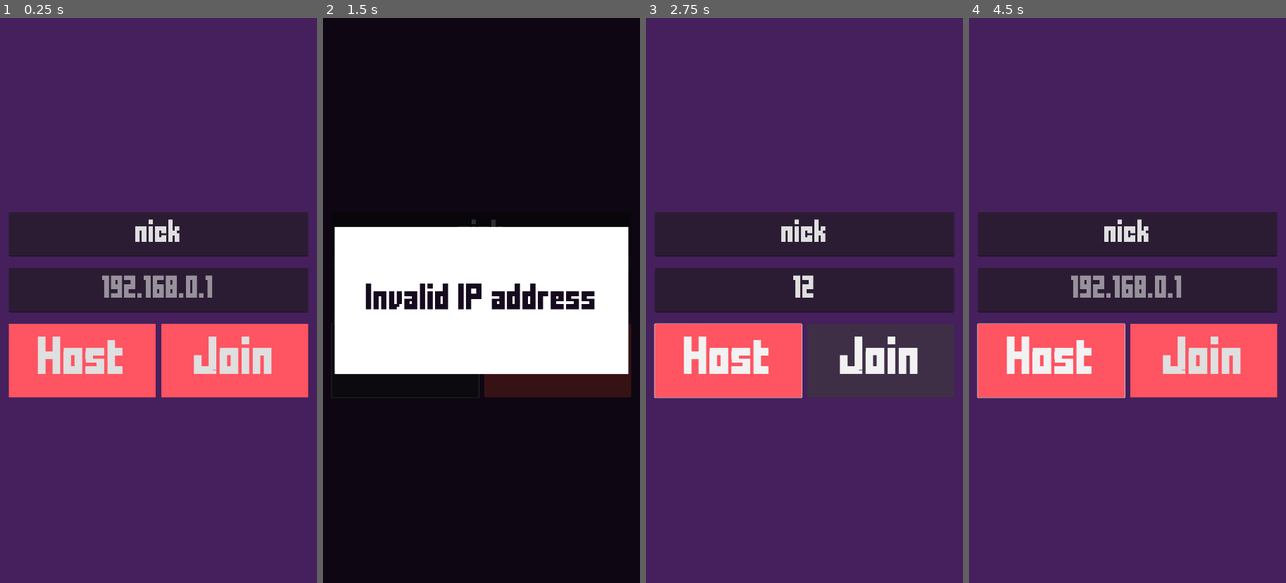
Above: before the commit, frames 1-4 (left to right).
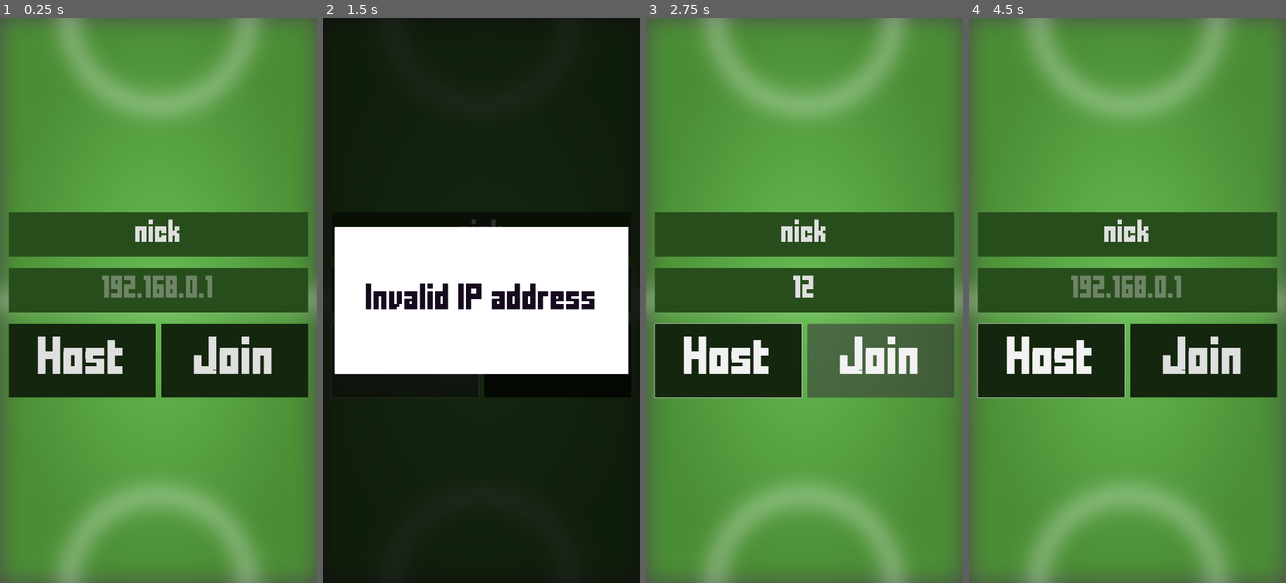
Above: after the commit, the same moments.

Repository: luiz734/godot-multiplayer-soccer
Game: Godot game, scene res://main.tscn
The game is run twice, just before and just after one commit, with the same random seed, the same clock (stepped at 60 frames per second) and the same inputs.
Inputs (mouse positions are in pixels of both pictures, inside the frame that each line leads up to):
- Up to frame 1 (0.25 s): no input
- Up to frame 2 (1.5 s): click (481, 289) at 0.52 s; type "12" at 0.6 s; click "Host" at 1.25 s
- Up to frame 3 (2.75 s): click "Join" at 2 s
- Up to frame 4 (4.5 s): move the mouse to (1197, 272) at 2.77 s; press the mouse at (1197, 272) at 2.78 s; hold D (right) 2.78-3.53 s; tap Enter at 3.5 s; move the mouse to (1064, 328) at 3.52 s; release the mouse at (1064, 328) at 3.53 s; hold S (down) 3.53-4.28 s; click (1064, 328) at 3.6 s; move the mouse to (1159, 176) at 4.27 s; press the mouse at (1159, 176) at 4.28 s; hold D (right) from 4.28 s (still down)

The runs differ from the first frame. In frame 1, 98% of the frame differs, in the area x 0-100%, y 0-100%; in frame 2, 37%; in frame 3, 98%; in frame 4, 98%.
Error in both runs: Out of bounds get index '1' (on base: 'PackedStringArray') (res://join_menu.gd:22)

Commit message:
Update UI to soccer theme

Diff:
--- a/join_menu.tscn
+++ b/join_menu.tscn
@@ -1,7 +1,8 @@
-[gd_scene load_steps=5 format=3 uid="uid://dml7wnhlc8j18"]
+[gd_scene load_steps=6 format=3 uid="uid://dml7wnhlc8j18"]
 
 [ext_resource type="Theme" uid="uid://c0hqrg8kwi7ps" path="res://menu_theme.tres" id="1_5ir5l"]
 [ext_resource type="Script" path="res://join_menu.gd" id="2_70te2"]
+[ext_resource type="Texture2D" uid="uid://b45sn3w1yp0bf" path="res://assets/field-blur.png" id="3_7udr6"]
 [ext_resource type="PackedScene" uid="uid://du2xnwwps1gya" path="res://error_overlay.tscn" id="3_dp6jj"]
 [ext_resource type="PackedScene" uid="uid://j2jw4a50kapn" path="res://lobby.tscn" id="4_2wpd0"]
 
@@ -18,14 +19,14 @@
 theme = ExtResource("1_5ir5l")
 script = ExtResource("2_70te2")
 
-[node name="ColorRect" type="ColorRect" parent="UI"]
+[node name="ColorRect" type="TextureRect" parent="UI"]
 layout_mode = 1
 anchors_preset = 15
 anchor_right = 1.0
 anchor_bottom = 1.0
 grow_horizontal = 2
 grow_vertical = 2
-color = Color(0.271265, 0.125516, 0.361661, 1)
+texture = ExtResource("3_7udr6")
 
 [node name="Network" type="MarginContainer" parent="UI"]
 unique_name_in_owner = true
@@ -55,6 +56,7 @@
 alignment = 1
 max_length = 15
 virtual_keyboard_type = 2
+drag_and_drop_selection_enabled = false
 select_all_on_focus = true
 
 [node name="NetworkInput" type="HBoxContainer" parent="UI/Network/UIComponents"]
@@ -70,6 +72,7 @@
 alignment = 1
 max_length = 15
 virtual_keyboard_type = 2
+drag_and_drop_selection_enabled = false
 select_all_on_focus = true
 
 [node name="Buttons" type="HBoxContainer" parent="UI/Network/UIComponents"]
--- a/menu_theme.tres
+++ b/menu_theme.tres
@@ -1,13 +1,25 @@
-[gd_resource type="Theme" load_steps=3 format=3 uid="uid://c0hqrg8kwi7ps"]
+[gd_resource type="Theme" load_steps=5 format=3 uid="uid://c0hqrg8kwi7ps"]
 
 [ext_resource type="FontFile" uid="uid://p42yca6ye8pg" path="res://fonts/fffforwad.ttf" id="1_t30o2"]
 
 [sub_resource type="StyleBoxFlat" id="StyleBoxFlat_rysik"]
-bg_color = Color(1, 0.328029, 0.384277, 1)
+bg_color = Color(0.079125, 0.15, 0.0555, 1)
+
+[sub_resource type="StyleBoxFlat" id="StyleBoxFlat_hh87e"]
+bg_color = Color(0.42125, 0.5, 0.185, 1)
+
+[sub_resource type="StyleBoxFlat" id="StyleBoxFlat_tbq1b"]
+bg_color = Color(0.15825, 0.3, 0.111, 1)
 
 [resource]
 default_font = ExtResource("1_t30o2")
 default_font_size = 100
 Button/styles/normal = SubResource("StyleBoxFlat_rysik")
 Label/font_sizes/font_size = 70
+LineEdit/colors/font_placeholder_color = Color(0.87451, 0.87451, 0.87451, 0.380392)
+LineEdit/colors/font_selected_color = Color(0.84, 0.84, 0.1596, 1)
+LineEdit/colors/selection_color = Color(0.501961, 0.501961, 0.501961, 0)
+LineEdit/constants/caret_width = 0
 LineEdit/font_sizes/font_size = 60
+LineEdit/styles/focus = SubResource("StyleBoxFlat_hh87e")
+LineEdit/styles/normal = SubResource("StyleBoxFlat_tbq1b")
Binary file added: assets/field-blur.png
Not shown, added: assets/field-blur.png.import
